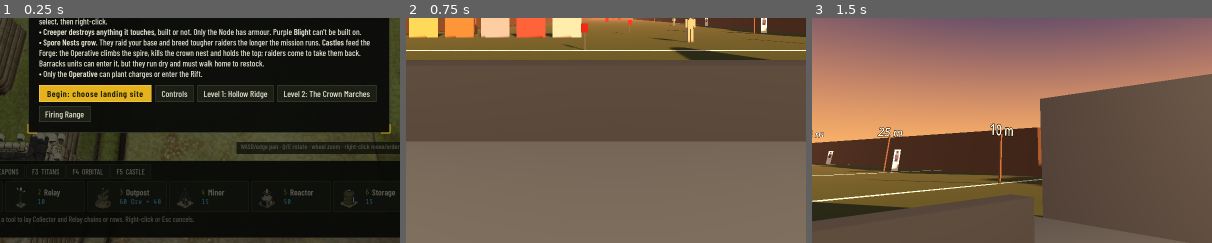
Above: before the commit, frames 1-3 (left to right).
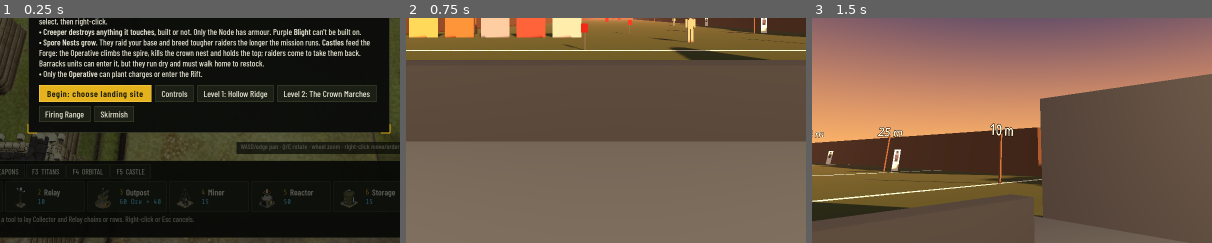
Above: after the commit, the same moments.

Repository: gbmisa/creeper-ops
Game: Godot game, scene res://scenes/main.tscn
Two runs of this game, one before a commit and one after it. Both use one fixed random seed, a clock stepped at 60 frames per second and the inputs below.
Inputs (mouse positions are % of the whole screen's width and height, from its top left):
- Up to frame 1 (0.25 s): no input
- Up to frame 2 (0.75 s): click "Firing Range" at 0.5 s
- Up to frame 3 (1.5 s): tap Enter at 1.25 s; move the mouse to (55, 50) at 1.27 s; hold W from 1.28 s (still down); tap V at 1.35 s; click (55, 50) at 1.42 s
The pictures show only the part of the screen within x 24-74%, y 50-100%; the shares and areas given below are measured in that part.

The runs differ from the first frame. In frame 1, 0.3% of the frame differs, in the area x 23-34%, y 39-47%; in frame 2, nothing differs; in frame 3, nothing differs.

Commit message:
Range: enemy roster (pistol, shotgunner, marksman, boss), RangeMaps, Skirmish button
Co-Authored-By: Claude Sonnet 5.5 <noreply@anthropic.com>

Diff:
--- a/godot/scripts/core/game_flow.gd
+++ b/godot/scripts/core/game_flow.gd
@@ -174,8 +174,8 @@
 		out.append({ "label": "Level %d: %s" % [i + 1, Levels.NAMES[i]], "on_click": func():
 			Levels.selected = i + 1
 			g.get_tree().reload_current_scene() })
-	out.append({ "label": "Firing Range", "on_click": func():
-		g.get_tree().change_scene_to_file("res://scenes/firing_range.tscn") })
+	out.append({ "label": "Firing Range", "on_click": func(): RangeMaps.go("range") })
+	out.append({ "label": "Skirmish", "on_click": func(): RangeMaps.go("skirmish") })
 	return out
 
 
--- a/godot/scripts/range/bot_brain.gd
+++ b/godot/scripts/range/bot_brain.gd
@@ -65,6 +65,8 @@
 					and f.get("cover", false):
 				return COVER
 			if not f.get("seeing", false) and f.get("since_seen", 0.0) > LOST_SIGHT:
+				if f.get("flank_eager", false) and f.get("has_last", false) and not f.get("ally_flank", false):
+					return FLANK
 				return SUPPRESS if f.get("ally_flank", false) else SEARCH
 		COVER:
 			if f.get("arrived", false):
--- /dev/null
+++ b/godot/scripts/range/bot_defs.gd
@@ -0,0 +1,34 @@
+class_name BotDefs
+## Enemy roster, one row per kind (read by ScavBot). `rifleman` is the original Scav with its exact numbers.
+## gun: WeaponDefs id. armor: ArmorDefs ids. speed: multiplier on the walk/move/run constants.
+## sight: view range (m). hold: stop advancing inside this distance. fire: only shoots inside this distance.
+## aim_mult: scales the aim error. aim_far: extra aim error up to 50 m. cd: pause between bursts (min, max).
+## rush: never takes cover. flank_eager: flanks when it loses sight. windup: scope glint seconds before a shot.
+## overwatch: holds a spot and relocates after `relocate` shots or when hit. followers: rifleman escorts (boss).
+
+const ORDER := ["rifleman", "pistol", "shotgunner", "marksman", "boss"]
+
+const ROWS := {
+	"rifleman": {"name": "Scav", "gun": "ak47", "armor": ["vest2"], "speed": 1.0, "sight": 120.0, "hold": 30.0, "fire": 9999.0,
+		"aim_mult": 1.0, "aim_far": 0.0, "cd": [0.45, 0.9], "rush": false, "flank_eager": false, "windup": 0.0,
+		"overwatch": false, "relocate": 0, "followers": 0, "uniform": Color(0.2, 0.32, 0.2)},
+	"pistol": {"name": "Runner", "gun": "m1911", "armor": [], "speed": 1.15, "sight": 120.0, "hold": 12.0, "fire": 20.0,
+		"aim_mult": 1.0, "aim_far": 0.0, "cd": [0.35, 0.7], "rush": false, "flank_eager": true, "windup": 0.0,
+		"overwatch": false, "relocate": 0, "followers": 0, "uniform": Color(0.36, 0.3, 0.2)},
+	"shotgunner": {"name": "Breacher", "gun": "shotgun", "armor": ["vest3"], "speed": 1.0, "sight": 120.0, "hold": 8.0, "fire": 25.0,
+		"aim_mult": 1.0, "aim_far": 2.0, "cd": [0.5, 0.9], "rush": true, "flank_eager": false, "windup": 0.0,
+		"overwatch": false, "relocate": 0, "followers": 0, "uniform": Color(0.3, 0.22, 0.2)},
+	"marksman": {"name": "Marksman", "gun": "sniper", "armor": [], "speed": 1.0, "sight": 200.0, "hold": 0.0, "fire": 300.0,
+		"aim_mult": 0.35, "aim_far": 0.0, "cd": [2.5, 3.5], "rush": false, "flank_eager": false, "windup": 0.9,
+		"overwatch": true, "relocate": 2, "followers": 0, "uniform": Color(0.22, 0.26, 0.2)},
+	"boss": {"name": "Warlord", "gun": "p90", "armor": ["plate4", "helmet3"], "speed": 1.0, "sight": 120.0, "hold": 20.0, "fire": 9999.0,
+		"aim_mult": 1.0, "aim_far": 0.0, "cd": [0.45, 0.9], "rush": false, "flank_eager": false, "windup": 0.0,
+		"overwatch": false, "relocate": 0, "followers": 2, "uniform": Color(0.3, 0.1, 0.1)},
+}
+
+const FOLLOWER_LEASH := 15.0
+const FOLLOWER_CLOSE := 8.0
+
+
+static func of(kind: String) -> Dictionary:
+	return ROWS[kind]
--- /dev/null
+++ b/godot/scripts/range/bot_engage.gd
@@ -0,0 +1,53 @@
+class_name BotEngage
+## ScavBot Engage/Patrol behaviour per roster row: advance-and-fire distances, overwatch relocation, escort following.
+
+
+static func engage(b: ScavBot) -> void:
+	var d := b.def
+	var p := b.percept
+	if not p.seeing:
+		if d["overwatch"]:
+			b._has_target = false
+		else:
+			b._go(p.last_known)
+		return
+	if d["overwatch"]:
+		if b.reloc_t > 0.0 and not b._arrived():
+			return
+		b.reloc_t = 0.0
+		b._has_target = false
+	elif b._flat(p.last_known - b.global_position).length() < d["hold"]:
+		b._has_target = false
+	else:
+		b._go(p.last_known)
+	if b.eye().distance_to(p.last_known) <= d["fire"]:
+		b._shoot_at(p.last_known)
+
+
+## Marksman: move to the next overwatch spot and stay quiet until there.
+static func relocate(b: ScavBot) -> void:
+	if not b.def["overwatch"] or b.patrol.size() < 2 or b._dying or b.body.dead:
+		return
+	b.patrol_i = (b.patrol_i + 1) % b.patrol.size()
+	b.shots_since = 0
+	b.reloc_t = 10.0
+	b.winding = false
+	b.mesh.glint(false)
+	b._go(b.patrol[b.patrol_i])
+
+
+static func patrol(b: ScavBot) -> void:
+	var l := b.leader
+	if l != null and is_instance_valid(l) and not l.body.dead:
+		if b._flat(l.global_position - b.global_position).length() > BotDefs.FOLLOWER_CLOSE:
+			b._go(l.global_position)
+		else:
+			b._has_target = false
+		return
+	if b.def["overwatch"]:
+		if b._arrived() and b.reloc_t > 0.0:
+			b.reloc_t = 0.0
+		return
+	if b._arrived():
+		b.patrol_i = (b.patrol_i + 1) % b.patrol.size()
+		b._go(b.patrol[b.patrol_i])
--- a/godot/scripts/range/bot_mesh.gd
+++ b/godot/scripts/range/bot_mesh.gd
@@ -12,13 +12,17 @@
 var muzzle: Node3D
 var gun: Node3D
 var anim: AnimationPlayer
+var fire_clip := ""
+var scope_glint: MeshInstance3D
 var _t := 0.0
 
 
-func _init() -> void:
-	_part(Vector3(0, 1.3, 0), Vector3(0.38, 0.5, 0.22), UNIFORM)
+func _init(def := {}) -> void:
+	var uniform: Color = def.get("uniform", UNIFORM)
+	var gun_id: String = WeaponDefs.of(def["gun"])["model"] if def.has("gun") else "ak47"
+	_part(Vector3(0, 1.3, 0), Vector3(0.38, 0.5, 0.22), uniform)
 	_part(Vector3(0, 1.32, 0.02), Vector3(0.4, 0.34, 0.26), VEST)
-	_part(Vector3(0, 1.0, 0), Vector3(0.32, 0.2, 0.2), UNIFORM)
+	_part(Vector3(0, 1.0, 0), Vector3(0.32, 0.2, 0.2), uniform)
 	var head := MeshInstance3D.new()
 	var s := SphereMesh.new()
 	s.radius = 0.11
@@ -28,8 +32,8 @@
 	head.position = Vector3(0, 1.66, 0)
 	add_child(head)
 	_part(Vector3(0, 1.74, 0), Vector3(0.26, 0.1, 0.28), Color(0.12, 0.2, 0.12))  # cap
-	_part(Vector3(-0.27, 1.3, -0.02), Vector3(0.11, 0.5, 0.12), UNIFORM)
-	_part(Vector3(0.27, 1.36, -0.12), Vector3(0.11, 0.42, 0.12), UNIFORM)
+	_part(Vector3(-0.27, 1.3, -0.02), Vector3(0.11, 0.5, 0.12), uniform)
+	_part(Vector3(0.27, 1.36, -0.12), Vector3(0.11, 0.42, 0.12), uniform)
 	_part(Vector3(-0.27, 1.45, -0.02), Vector3(0.13, 0.08, 0.14), Color(0.8, 0.1, 0.1))  # armband
 	for x in [-0.1, 0.1]:
 		var leg := Node3D.new()
@@ -46,14 +50,33 @@
 	gun = Node3D.new()
 	gun.position = Vector3(0.1, 1.3, -0.25)
 	add_child(gun)
-	var glb := (load("res://assets/models/guns/ak47.glb") as PackedScene).instantiate()
+	var glb := (load("res://assets/models/guns/%s.glb" % gun_id) as PackedScene).instantiate()
 	gun.add_child(glb)
 	anim = glb.find_children("*", "AnimationPlayer", true, false)[0]
-	anim.get_animation("Fire").loop_mode = Animation.LOOP_NONE
+	for n in anim.get_animation_list():
+		if n.begins_with("Fire") and fire_clip == "":
+			fire_clip = n
+	if fire_clip != "":
+		anim.get_animation(fire_clip).loop_mode = Animation.LOOP_NONE
 	var mi := glb.find_children("*", "MeshInstance3D", true, false)[0] as MeshInstance3D
 	muzzle = Node3D.new()
 	muzzle.position = Vector3(0, 0.01, -mi.get_aabb().size.z * 0.5)
 	gun.add_child(muzzle)
+	scope_glint = MeshInstance3D.new()
+	var gs := SphereMesh.new()
+	gs.radius = 0.09
+	gs.height = 0.18
+	scope_glint.mesh = gs
+	var gm := StandardMaterial3D.new()
+	gm.shading_mode = BaseMaterial3D.SHADING_MODE_UNSHADED
+	gm.albedo_color = Color(1.0, 0.95, 0.7)
+	gm.emission_enabled = true
+	gm.emission = Color(1.0, 0.95, 0.7)
+	gm.emission_energy_multiplier = 4.0
+	scope_glint.material_override = gm
+	scope_glint.position = Vector3(0, 0.08, -0.15)
+	scope_glint.visible = false
+	gun.add_child(scope_glint)
 
 
 ## Rifle pitch: level while engaging, lowered otherwise.
@@ -61,8 +84,14 @@
 	gun.rotation.x = move_toward(gun.rotation.x, 0.0 if engaged else -LOW_PITCH, delta * 3.0)
 
 
+func glint(on: bool) -> void:
+	scope_glint.visible = on
+
+
 func fire() -> void:
-	anim.play("Fire")
+	if fire_clip == "":
+		return
+	anim.play(fire_clip)
 	anim.seek(0.0, true)
 
 
--- a/godot/scripts/range/bot_motion.gd
+++ b/godot/scripts/range/bot_motion.gd
@@ -3,6 +3,10 @@
 
 
 static func speed(b: ScavBot) -> float:
+	return base_speed(b) * b.def["speed"]
+
+
+static func base_speed(b: ScavBot) -> float:
 	match b.brain.state:
 		BotBrain.PATROL:
 			return ScavBot.WALK
--- a/godot/scripts/range/bot_perception.gd
+++ b/godot/scripts/range/bot_perception.gd
@@ -9,6 +9,7 @@
 const REACT_MAX := 1.0
 const STILL_MULT := 1.4
 
+var range_m := RANGE   # per bot (BotDefs sight)
 var seeing := false       # raw cone + LOS this frame
 var aware := false        # seeing for longer than the reaction delay
 var react_left := -1.0
@@ -20,10 +21,10 @@
 var noise_new := false
 
 
-static func in_view(eye: Vector3, fwd: Vector3, point: Vector3) -> bool:
+static func in_view(eye: Vector3, fwd: Vector3, point: Vector3, max_range := RANGE) -> bool:
 	var to := point - eye
 	var d := to.length()
-	if d > RANGE or d < 0.01:
+	if d > max_range or d < 0.01:
 		return d < 0.01
 	return rad_to_deg(fwd.angle_to(to)) <= FOV_DEG * 0.5
 
@@ -46,7 +47,7 @@
 func update(dt: float, eye: Vector3, fwd: Vector3, space: PhysicsDirectSpaceState3D, pts: Array, still: bool, rng: RandomNumberGenerator) -> void:
 	seeing = false
 	for p in pts:
-		if in_view(eye, fwd, p):
+		if in_view(eye, fwd, p, range_m):
 			seeing = true
 			break
 	seeing = seeing and los(space, eye, pts)
--- a/godot/scripts/range/bot_shooting.gd
+++ b/godot/scripts/range/bot_shooting.gd
@@ -8,7 +8,19 @@
 	var dist := b.eye().distance_to(point)
 	if b.gun.busy() or b.cd > 0.0:
 		return
-	var auto := dist < BotBrain.BURST_RANGE
+	var df := b.def
+	var wu: float = df["windup"]
+	if wu > 0.0:  # marksman: scope glint first, shot after the wind-up
+		if not b.winding:
+			b.winding = true
+			b.wind = wu
+			b.mesh.glint(true)
+			return
+		if b.wind > 0.0:
+			return
+		b.winding = false
+		b.mesh.glint(false)
+	var auto: bool = dist < BotBrain.BURST_RANGE and "auto" in b.gun.def["modes"]
 	if auto and b.burst <= 0:
 		b.burst = b.rng.randi_range(3, 5)
 	if not auto:
@@ -17,10 +29,10 @@
 	if not res["fired"]:
 		return
 	b.burst -= 1
-	b.cd = b.rng.randf_range(0.45, 0.9) if b.burst <= 0 else 0.0
+	b.cd = b.rng.randf_range(df["cd"][0], df["cd"][1]) if b.burst <= 0 else 0.0
 	var dir := (point - b.eye()).normalized()
 	var basis := Basis.looking_at(dir)
-	var err := deg_to_rad(BotBrain.aim_error(b.percept.sight_t))
+	var err := deg_to_rad(BotBrain.aim_error(b.percept.sight_t) * float(df["aim_mult"]) * (1.0 + float(df["aim_far"]) * clampf(dist / 50.0, 0.0, 1.0)))
 	var ang := b.rng.randf() * TAU
 	var r := err * sqrt(b.rng.randf())
 	dir = dir.rotated(basis.x, sin(ang) * r).rotated(basis.y, cos(ang) * r)
@@ -28,6 +40,10 @@
 	for d in b.gun.shot_dirs(Basis.looking_at(dir), res["ammo"], true, b.rng):
 		b.bal.spawn(origin, d, res["ammo"], HitboxRig.rids(b.rig))
 	b.mesh.fire()
+	if df["overwatch"]:
+		b.shots_since += 1
+		if b.shots_since >= int(df["relocate"]):
+			BotEngage.relocate(b)
 	RangeSfx.shot(b.gun.def["class"], b.mesh.muzzle.global_position)
 	b.flash.flash(Color(1.0, 0.8, 0.45), 0.1, 0.05, 2.0)
 
@@ -45,7 +61,7 @@
 	var outgunned := p.aware and ((alone and b.body.total_frac() < 0.7) or b.gun.rounds_total() < 3)
 	return {"aware": p.aware, "seeing": p.seeing, "noise": p.noise_new, "since_seen": p.since_seen,
 		"hp": b.body.total_frac(), "hurt": b.hurt_t > 0.0, "reloading": b.gun.busy_kind == "reload", "arrived": b._arrived(),
-		"cover": b.has_cover, "outgunned": outgunned, "ally_engaged": ally_eng,
+		"cover": b.has_cover and not b.def["rush"], "outgunned": outgunned, "flank_eager": b.def["flank_eager"], "ally_engaged": ally_eng,
 		"ally_flank": ally != null and not ally.body.dead and ally.brain.state == BotBrain.FLANK, "has_last": p.has_last}
 
 
--- /dev/null
+++ b/godot/scripts/range/range_maps.gd
@@ -0,0 +1,11 @@
+class_name RangeMaps
+## Which map the firing_range scene builds: "range" (default) or "skirmish". All map switches go through `go()`.
+
+const SCENE := "res://scenes/firing_range.tscn"
+
+static var selected := "range"
+
+
+static func go(map: String) -> void:
+	selected = map
+	Engine.get_main_loop().call_deferred("change_scene_to_file", SCENE)
--- a/godot/scripts/range/range_menu.gd
+++ b/godot/scripts/range/range_menu.gd
@@ -22,6 +22,10 @@
 	col.add_child(UiKit.label("PAUSED", 22))
 	col.add_child(UiKit.button("Resume", close))
 	col.add_child(UiKit.button("Reset range", func(): reset_requested.emit()))
+	if RangeMaps.selected == "skirmish":
+		col.add_child(UiKit.button("Back to Firing Range", func(): RangeMaps.go("range")))
+	else:
+		col.add_child(UiKit.button("Deploy to Skirmish", func(): RangeMaps.go("skirmish")))
 	col.add_child(UiKit.button("Quit", func(): get_tree().quit()))
 
 
--- a/godot/scripts/range/range_test_bots.gd
+++ b/godot/scripts/range/range_test_bots.gd
@@ -27,6 +27,7 @@
 	_hearing()
 	_cover_heal()
 	await _combat()
+	await RangeTestRoster.run(t, house, player)
 
 
 static func _bot(local: Vector3, yaw_deg := 0.0, name := "Test") -> ScavBot:
--- /dev/null
+++ b/godot/scripts/range/range_test_roster.gd
@@ -0,0 +1,131 @@
+class_name RangeTestRoster
+## Roster checks for `--range-test`: each BotDefs row spawns with the right gun / armor, marksman sight, wind-up glint,
+## relocation, shotgunner closing in, boss followers staying near. Reuses the kill house and player from RangeTestBots.
+
+static var t: RangeTest
+
+
+static func run(test: RangeTest, house: Node3D, player: TacticalPlayer) -> void:
+	t = test
+	_rows(house, player)
+	_marksman(house, player)
+	await _shotgunner(house, player)
+	await _boss(house, player)
+
+
+static func make(house: Node3D, player: TacticalPlayer, kind: String, local: Vector3, yaw := 0.0, route: Array[Vector3] = []) -> ScavBot:
+	var b := ScavBot.new()
+	b.setup(player, t.bal, house, kind, 0, kind, route)
+	t.add_child(b)
+	b.set_physics_process(false)
+	b.global_position = house.to_global(local)
+	b.rotation_degrees.y = yaw
+	return b
+
+
+static func _rows(house: Node3D, player: TacticalPlayer) -> void:
+	var ok := true
+	var why := ""
+	for k in BotDefs.ORDER:
+		var b := make(house, player, k, Vector3(-10, 0, 8))
+		var d := BotDefs.of(k)
+		if b.gun.def["id"] != d["gun"]:
+			ok = false
+			why += " %s gun %s" % [k, b.gun.def["id"]]
+		for a in d["armor"]:
+			for z in ArmorDefs.of(a)["zones"]:
+				if not b.body.armor.has(z) or b.body.armor[z]["id"] != a and not (b.body.armor[z]["id"] in d["armor"]):
+					ok = false
+					why += " %s armor %s" % [k, z]
+		if d["armor"].is_empty() and not b.body.armor.is_empty():
+			ok = false
+			why += " %s should be unarmored" % k
+		b.queue_free()
+	t.check("each roster row spawns with its gun and armor", ok, why)
+	var boss := BotDefs.of("boss")
+	t.check("boss: P90, class 4 plates + helmet, 2 rifleman followers, no extra HP",
+		boss["gun"] == "p90" and "plate4" in boss["armor"] and "helmet3" in boss["armor"] and boss["followers"] == 2 and not boss.has("hp"))
+	var r := BotDefs.of("rifleman")
+	t.check("rifleman row is the original Scav numbers", r["gun"] == "ak47" and r["armor"] == ["vest2"] and r["speed"] == 1.0 and r["sight"] == 120.0 \
+		and r["hold"] == 30.0 and r["cd"] == [0.45, 0.9] and r["aim_mult"] == 1.0 and r["aim_far"] == 0.0)
+	t.check("pistol runs 15% faster, engages under 20 m, flanks eagerly", BotDefs.of("pistol")["speed"] == 1.15 and BotDefs.of("pistol")["fire"] == 20.0 and BotDefs.of("pistol")["flank_eager"])
+	t.check("pistol losing sight goes to Flank, rifleman to Search",
+		BotBrain.next("Engage", {"seeing": false, "since_seen": 3.0, "has_last": true, "flank_eager": true}) == "Flank" \
+		and BotBrain.next("Engage", {"seeing": false, "since_seen": 3.0, "has_last": true}) == "Search")
+
+
+static func _marksman(house: Node3D, player: TacticalPlayer) -> void:
+	var spots: Array[Vector3] = [house.to_global(Vector3(-10, 0, 8)), house.to_global(Vector3(-10, 0, -8))]
+	var m := make(house, player, "marksman", Vector3(-10, 0, 8), 0.0, spots)
+	var r := make(house, player, "rifleman", Vector3(-10, 0, 8))
+	t.check("marksman sight range is longer than a rifleman's (>= 120 m)", m.percept.range_m > r.percept.range_m and m.percept.range_m >= 120.0)
+	var eye := Vector3.ZERO
+	t.check("marksman sees a target at 150 m, rifleman does not", BotPerception.in_view(eye, Vector3.FORWARD, Vector3(0, 0, -150), m.percept.range_m) \
+		and not BotPerception.in_view(eye, Vector3.FORWARD, Vector3(0, 0, -150), r.percept.range_m))
+	var pt := m.global_position + Vector3(0, 1.3, -40)
+	var before := m.gun.rounds_total()
+	m.cd = 0.0
+	BotShooting.fire(m, pt)
+	t.check("marksman shows a scope glint first and does not fire yet", m.mesh.scope_glint.visible and m.gun.rounds_total() == before)
+	m.wind = 0.0
+	BotShooting.fire(m, pt)
+	t.check("marksman fires after the wind-up, glint off", m.gun.rounds_total() == before - 1 and not m.mesh.scope_glint.visible and m.shots_since == 1)
+	for i in 2:
+		m.gun.release()
+		m.gun.update(5.0)
+		m.cd = 0.0
+		m.wind = 0.0
+		BotShooting.fire(m, pt)
+		m.wind = 0.0
+		BotShooting.fire(m, pt)
+	t.check("marksman relocates to another overwatch spot after 2 shots", m.shots_since < 2 and m.reloc_t > 0.0 and m.patrol_i == 1 or m.patrol_i == 0 and m.reloc_t > 0.0, "i %d reloc %f" % [m.patrol_i, m.reloc_t])
+	m.reloc_t = 0.0
+	var i0 := m.patrol_i
+	m.on_hit({})
+	t.check("marksman relocates when hit", m.patrol_i != i0 and m.reloc_t > 0.0)
+	m.queue_free()
+	r.queue_free()
+
+
+static func _shotgunner(house: Node3D, player: TacticalPlayer) -> void:
+	player.god = true
+	player.global_position = house.to_global(Vector3(14, 0, 3.8))
+	var sg := make(house, player, "shotgunner", Vector3(-3, 0, 3.8), -90.0)
+	var rf := make(house, player, "rifleman", Vector3(-3, 0, 3.8), -90.0)
+	sg.percept.alert(player.global_position)
+	rf.percept.alert(player.global_position)
+	var start := sg.global_position.distance_to(player.global_position)
+	for i in 420:
+		for b in [sg, rf]:
+			b.think(1.0 / 60.0)
+			b._move(1.0 / 60.0)
+		t.bal.step(1.0 / 60.0)
+		if player.body.dead:
+			player.body.reset()
+	var d_sg := sg._flat(sg.global_position - player.global_position).length()
+	var d_rf := rf._flat(rf.global_position - player.global_position).length()
+	t.check("shotgunner closes to under 10 m while the rifleman holds", d_sg < 10.0 and d_rf > 12.0, "sg %.1f rf %.1f from %.1f" % [d_sg, d_rf, start])
+	player.god = false
+	sg.queue_free()
+	rf.queue_free()
+
+
+static func _boss(house: Node3D, player: TacticalPlayer) -> void:
+	player.global_position = house.to_global(Vector3(-30, 0, 0))
+	var boss := make(house, player, "boss", Vector3(-10, 0, -8))
+	var fs: Array[ScavBot] = []
+	for i in BotDefs.of("boss")["followers"]:
+		var f := make(house, player, "rifleman", Vector3(-10 + i, 0, -9))
+		f.leader = boss
+		fs.append(f)
+	for i in 900:
+		for b in [boss] + fs:
+			b.think(1.0 / 60.0)
+			b._move(1.0 / 60.0)
+	var far := 0.0
+	for f in fs:
+		far = maxf(far, f.global_position.distance_to(boss.global_position))
+	t.check("boss followers stay within 15 m while he patrols", far < BotDefs.FOLLOWER_LEASH and boss.global_position.distance_to(house.to_global(Vector3(-10, 0, -8))) > 3.0, "far %.1f" % far)
+	boss.queue_free()
+	for f in fs:
+		f.queue_free()
--- a/godot/scripts/range/scav_bot.gd
+++ b/godot/scripts/range/scav_bot.gd
@@ -1,6 +1,6 @@
 class_name ScavBot
 extends CharacterBody3D
-## A Scav: AK-47 (PS), class 2 vest, hitbox rig + BodyHealth, magazine reloads, real ballistics. Perception in
+## An enemy bot. Row `kind` of BotDefs (default `rifleman` = the Scav: AK-47 (PS), class 2 vest), hitbox rig + BodyHealth, magazine reloads, real ballistics. Perception in
 ## BotPerception, decisions in BotBrain, movement with a NavigationAgent3D on the kill house navmesh.
 ## `think(dt, over)` is the whole AI tick (tests call it directly with fact overrides).
 
@@ -14,6 +14,8 @@
 const TURN := 8.0
 
 var label_name := "Scav"
+var kind := "rifleman"
+var def := {}
 var body := BodyHealth.new()
 var gun: Gun
 var brain := BotBrain.new()
@@ -24,6 +26,11 @@
 var covers: Array[Vector3] = []
 var patrol: Array[Vector3] = []
 var ally: ScavBot
+var leader: ScavBot
+var reloc_t := 0.0
+var shots_since := 0
+var winding := false
+var wind := 0.0
 var rng := RandomNumberGenerator.new()
 var nav: NavigationAgent3D
 var mesh: BotMesh
@@ -53,22 +60,29 @@
 	add_child(cs)
 
 
-func setup(p: TacticalPlayer, b: Ballistics, house: KillHouse, label: String, start_idx: int) -> void:
+## `house` is anything with `covers` and `patrol` (KillHouse, SkirmishLayout); `route` overrides its patrol.
+func setup(p: TacticalPlayer, b: Ballistics, house: Node3D, label: String, start_idx: int, bot_kind := "rifleman", route: Array[Vector3] = []) -> void:
 	player = p
 	bal = b
+	kind = bot_kind
+	def = BotDefs.of(kind)
 	covers = house.covers
-	patrol = house.patrol
+	patrol = route if not route.is_empty() else house.patrol
+	if def["overwatch"]:
+		covers = []
+	percept.range_m = def["sight"]
 	label_name = label
 	patrol_i = start_idx % patrol.size()
 	rng.randomize()
-	gun = Gun.new("ak47")
-	body.equip("vest2")
+	gun = Gun.new(def["gun"])
+	for a in def["armor"]:
+		body.equip(a)
 	BotNoise.listen(_on_noise)
 
 
 func _ready() -> void:
 	rig = HitboxRig.build(self, body, self)
-	mesh = BotMesh.new()
+	mesh = BotMesh.new(def)
 	add_child(mesh)
 	flash = MuzzleFlash.new(mesh.muzzle, Vector3(0, 0, -0.1))
 	nav = NavigationAgent3D.new()
@@ -105,6 +119,8 @@
 ## Called by RangeFeedback with the Ballistics.body_hit dictionary.
 func on_hit(res: Dictionary) -> void:
 	hurt_t = 1.5
+	if not _dying and not body.dead and def["overwatch"]:
+		BotEngage.relocate(self)
 	if not _dying:
 		percept.alert(player.global_position if player != null else res.get("origin", global_position))
 	if body.dead:
@@ -123,6 +139,11 @@
 	cd -= dt
 	_go_age += dt
 	cover_t -= dt
+	reloc_t = maxf(0.0, reloc_t - dt) if reloc_t > 0.0 else 0.0
+	wind -= dt
+	if winding and not is_engaged():
+		winding = false
+		mesh.glint(false)
 	_sense(dt)
 	var f := _facts()
 	f.merge(over, true)
@@ -185,22 +206,15 @@
 			gun.refill()
 	elif s not in [BotBrain.ENGAGE, BotBrain.SUPPRESS] and gun.mag.count() < 10 and not gun.busy():
 		gun.reload(false)
+	if gun.needs_cycle and not gun.busy():
+		gun.release()
 	if gun.malf != "" and not gun.busy():
 		gun.inspect()
 	match s:
 		BotBrain.PATROL:
-			if _arrived():
-				patrol_i = (patrol_i + 1) % patrol.size()
-				_go(patrol[patrol_i])
+			BotEngage.patrol(self)
 		BotBrain.ENGAGE:
-			if percept.seeing:
-				if percept.last_known.distance_to(global_position) < 30.0:
-					_has_target = false
-				else:
-					_go(percept.last_known)
-				_shoot_at(percept.last_known)
-			else:
-				_go(percept.last_known)
+			BotEngage.engage(self)
 		BotBrain.SUPPRESS:
 			if percept.has_last:
 				_shoot_at(percept.last_known + Vector3(rng.randf_range(-1.2, 1.2), 0.2, rng.randf_range(-1.2, 1.2)))
--- a/godot/scripts/tactical/armor_defs.gd
+++ b/godot/scripts/tactical/armor_defs.gd
@@ -5,6 +5,7 @@
 
 const ROWS := {
 	"vest2": {"name": "Class 2 soft vest", "cls": 2, "mat": "aramid", "max_dur": 50.0, "zones": ["thorax", "stomach"], "blunt": 0.3, "ricochet": 0.0},
+	"vest3": {"name": "Class 3 soft vest", "cls": 3, "mat": "uhmwpe", "max_dur": 55.0, "zones": ["thorax", "stomach"], "blunt": 0.28, "ricochet": 0.0},
 	"plate4": {"name": "Class 4 plate carrier", "cls": 4, "mat": "ceramic", "max_dur": 50.0, "zones": ["thorax", "stomach"], "blunt": 0.25, "ricochet": 0.0},
 	"steel6": {"name": "Class 6 steel plate", "cls": 6, "mat": "steel", "max_dur": 80.0, "zones": ["thorax"], "blunt": 0.2, "ricochet": 0.0},
 	"helmet3": {"name": "Class 3 helmet", "cls": 3, "mat": "aramid", "max_dur": 30.0, "zones": ["head"], "blunt": 0.2, "ricochet": 0.4},
Not shown, added: godot/scripts/range/bot_defs.gd.uid
Not shown, added: godot/scripts/range/bot_engage.gd.uid
Not shown, added: godot/scripts/range/range_maps.gd.uid
Not shown, added: godot/scripts/range/range_test_roster.gd.uid
Not shown, added: docs/tasks/RANGE3_progress.md
